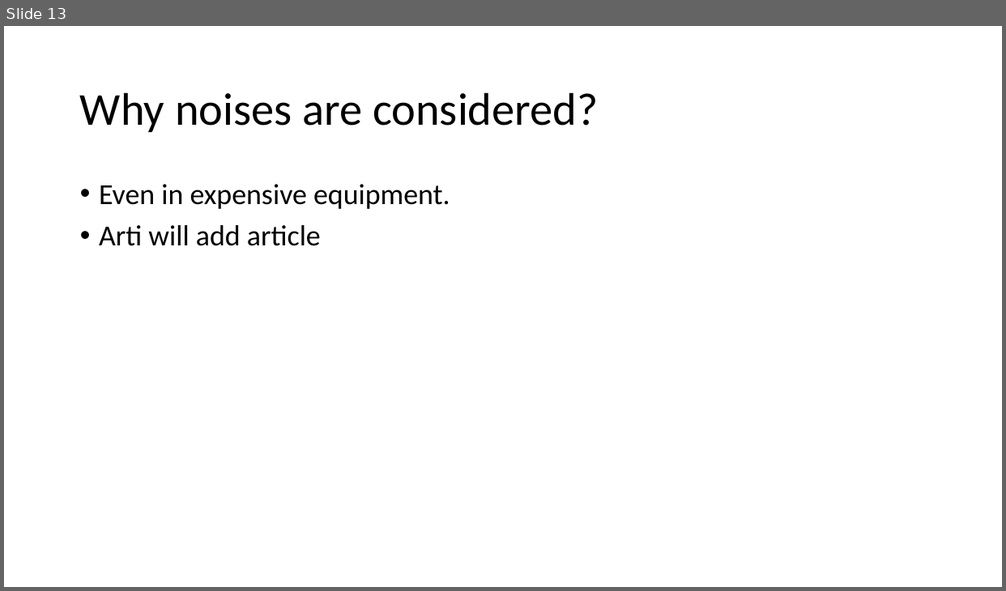
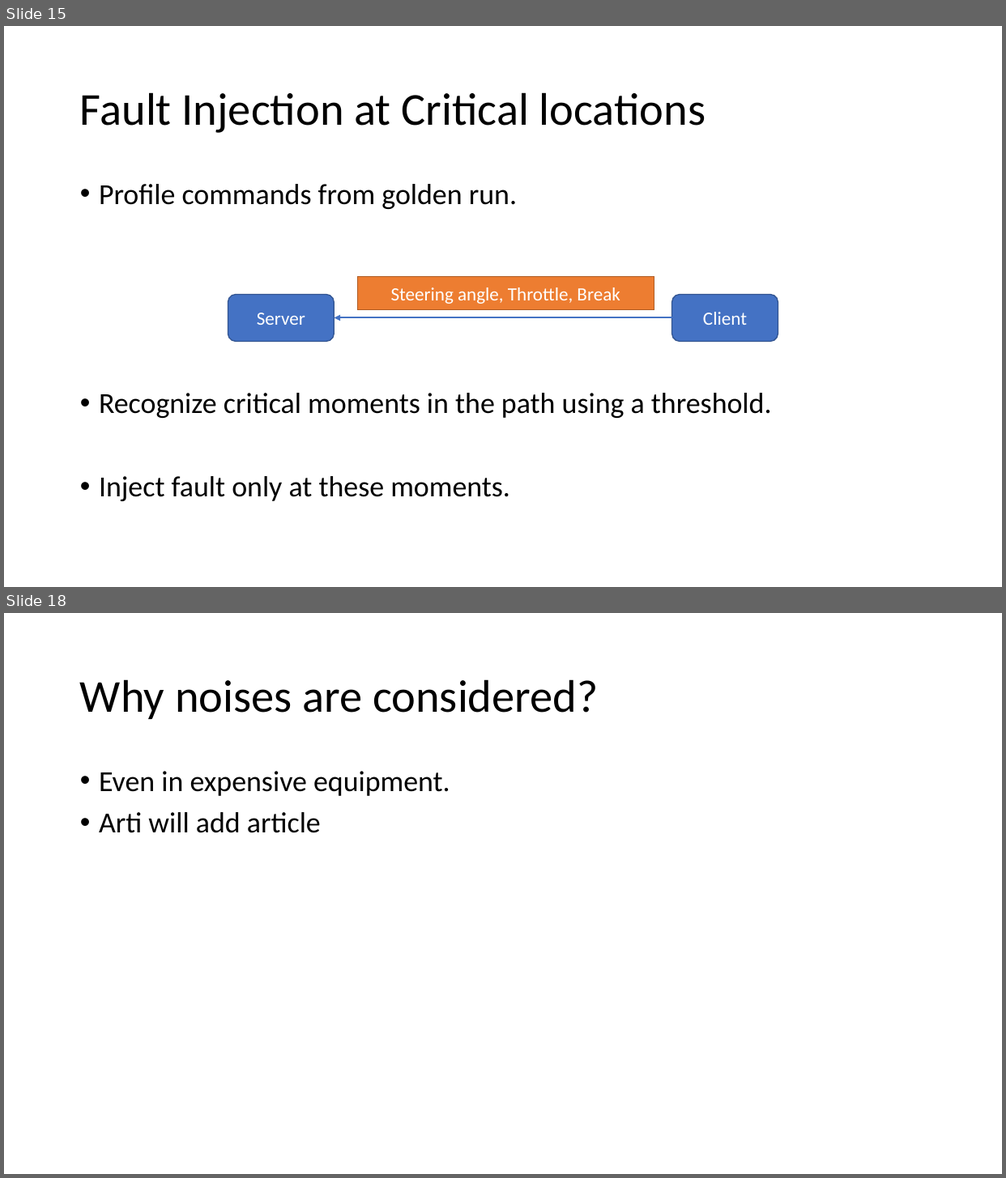
Before and after one commit to grep-aarkash/EECE-571K-Dependable-systems-project, a slide deck: Research/Presentation1.pptx. Shown one above the other, each under a label of ours: slide 13 before the commit, slides 15 and 18 after it; the slides between them are not shown. The pictures are 1006x591 and 1006x1178 pixels, drawn with LibreOffice and Linux fonts; fonts in the diff are those of the drawing. Boxes give left, top, right and bottom in pixels: in the first picture for what was removed or moved away, otherwise in the second. Text is boxed around its words. In the diff, an @@ line names an element or a change of style, - is before the commit and + after.

```diff
--- a/Research/Presentation1.pptx
+++ b/Research/Presentation1.pptx
@@ slide 15 added at (4,26,1002,587), background #FFFFFF @@
@@ title added at (80,92,706,133), 44 pt, text #000000 @@
+Fault Injection at Critical locations
@@ text added at (99,184,772,501), 28 pt, text #000000 @@
+• Profile commands from golden run.
+• Recognize critical moments in the path using a threshold.
+• Inject fault only at these moments.
@@ rectangle added at (357,277,654,310), fill #ED7D31, outline #AF5C24 1 pt, 18 pt, text #FFFFFF @@
+Steering angle, Throttle, Break
@@ rounded rectangle added at (228,295,334,342), fill #4472C4, outline #325491 1 pt, 18 pt, text #FFFFFF @@
+Server
@@ rounded rectangle added at (671,295,778,342), fill #4472C4, outline #325491 1 pt, 18 pt, text #FFFFFF @@
+Client
@@ arrow added from (671, 318) to (334, 318), #4472C4 1.5 pt @@
@@ what was slide 13 is now slide 18 @@
```
Also in this commit, not shown: 2 slides changed, 7 other slides added, 3 slides removed.
